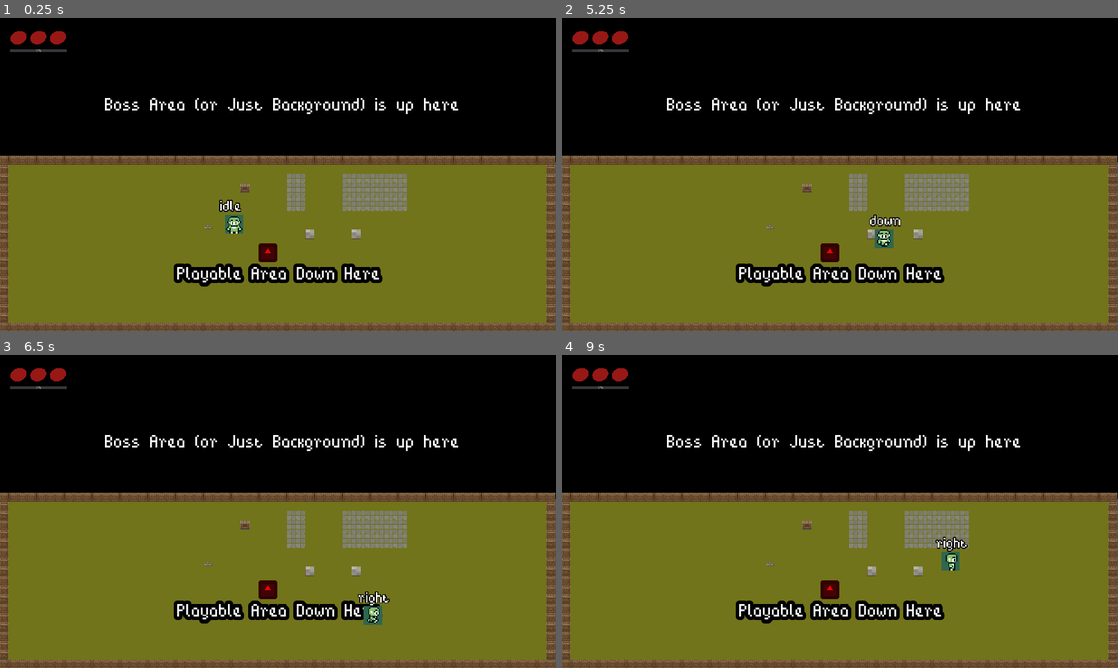
Above: before the commit, frames 1-4 (two rows, left to right).
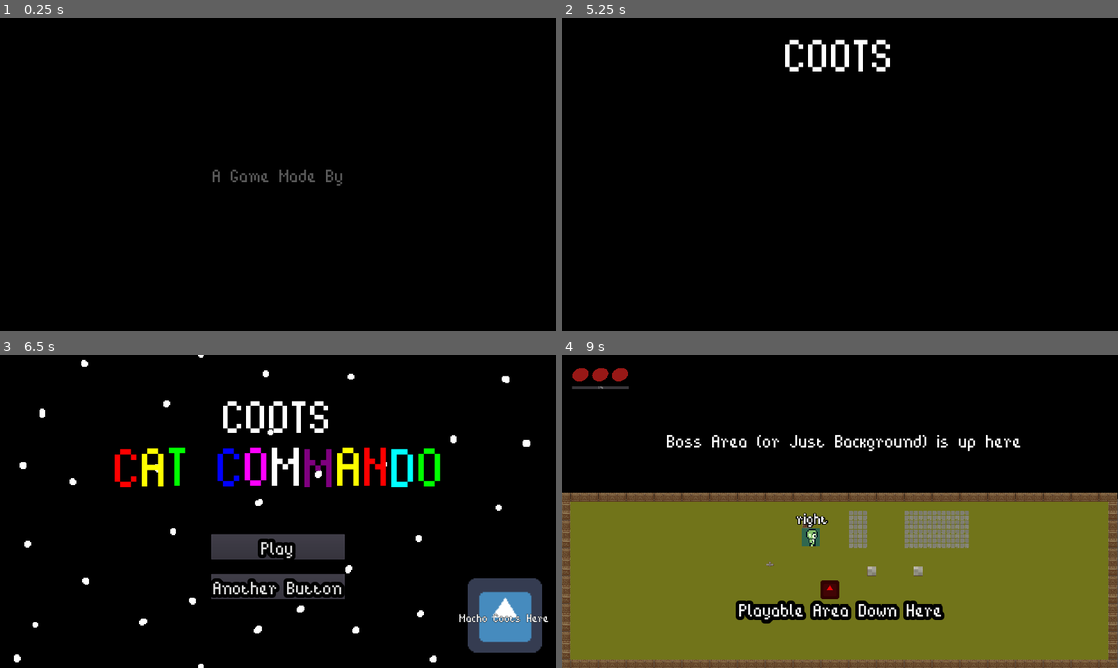
Above: after the commit, the same moments.

Repository: Silve45/LudwigGameJam2023
Game: Godot game, scene res://scenes/beginningScene.tscn
The game is run twice, just before and just after one commit, with the same random seed, the same clock (stepped at 60 frames per second) and the same inputs. Before the commit the project starts from res://scenes/MainScene1.tscn. The engine's default icon, where the game draws it, is replaced by a stand-in: a white triangle on a blue panel in a dark square.
Inputs (mouse positions are in pixels of both pictures, inside the frame that each line leads up to):
- Up to frame 1 (0.25 s): no input
- Up to frame 2 (5.25 s): move the mouse to (962, 158) at 0.52 s; hold D (right) 0.53-1.28 s; click (962, 158) at 0.6 s; move the mouse to (728, 190) at 1.27 s; hold S (down) 1.28-2.03 s; right-click (728, 190) at 1.35 s; move the mouse to (895, 105) at 2.02 s; hold D (right) 2.03-2.78 s; click (895, 105) at 2.1 s; move the mouse to (812, 237) at 2.77 s; hold W (up) 2.78-3.53 s; right-click (812, 237) at 2.85 s; move the mouse to (1006, 221) at 3.52 s; hold Left (left) 3.53-5.03 s; click (1006, 221) at 3.6 s; tap Enter at 4.25 s; move the mouse to (673, 127) at 4.27 s; right-click (673, 127) at 4.35 s; move the mouse to (867, 174) at 5.02 s; hold S (down) from 5.03 s (still down); click (867, 174) at 5.1 s
- Up to frame 3 (6.5 s): move the mouse to (194, 433) at 5.77 s; release S (down) at 5.78 s; hold D (right) from 5.78 s (still down); right-click (194, 433) at 5.85 s
- Up to frame 4 (9 s): release D (right) at 6.5 s; click (840, 586) at 6.5 s, where only the run after the commit has a clickable "Another Button"; click (840, 545) at 7.25 s, where only the run after the commit has a clickable "Play"; tap Space at 8 s; move the mouse to (962, 495) at 8.02 s; hold W (up) 8.03-8.78 s; click (962, 495) at 8.1 s; move the mouse to (728, 527) at 8.77 s; hold D (right) from 8.78 s (still down); right-click (728, 527) at 8.85 s

The runs differ from the first frame. In frame 1, 56% of the frame differs, in the area x 0-100%, y 4-100%; in frame 2, 57%; in frame 3, 60%, in the area x 0-100%, y 0-100%; in frame 4, 0.7%.

Commit message:
Made Changes to Project -made a beginning Screen -made a title Screen

Diff:
--- /dev/null
+++ b/LudwigGameJam2023/assets/animations/beginningCutscene.tres
@@ -0,0 +1,41 @@
+[gd_resource type="Animation" format=2]
+
+[resource]
+resource_name = "beginningCutscene"
+length = 5.0
+tracks/0/type = "value"
+tracks/0/path = NodePath("A Game Made by:modulate")
+tracks/0/interp = 1
+tracks/0/loop_wrap = true
+tracks/0/imported = false
+tracks/0/enabled = true
+tracks/0/keys = {
+"times": PoolRealArray( 0, 0.7, 2.3, 2.8 ),
+"transitions": PoolRealArray( 1, 1, 1, 1 ),
+"update": 0,
+"values": [ Color( 1, 1, 1, 0 ), Color( 1, 1, 1, 1 ), Color( 1, 1, 1, 1 ), Color( 1, 1, 1, 0 ) ]
+}
+tracks/1/type = "value"
+tracks/1/path = NodePath("Names:modulate")
+tracks/1/interp = 1
+tracks/1/loop_wrap = true
+tracks/1/imported = false
+tracks/1/enabled = true
+tracks/1/keys = {
+"times": PoolRealArray( 0, 0.7, 1.5, 2.3, 2.8 ),
+"transitions": PoolRealArray( 1, 1, 1, 1, 1 ),
+"update": 0,
+"values": [ Color( 1, 1, 1, 0 ), Color( 1, 1, 1, 0 ), Color( 1, 1, 1, 1 ), Color( 1, 1, 1, 1 ), Color( 1, 1, 1, 0 ) ]
+}
+tracks/2/type = "value"
+tracks/2/path = NodePath("CootsIn:modulate")
+tracks/2/interp = 1
+tracks/2/loop_wrap = true
+tracks/2/imported = false
+tracks/2/enabled = true
+tracks/2/keys = {
+"times": PoolRealArray( 0, 2.8, 3.3, 4.3, 5 ),
+"transitions": PoolRealArray( 1, 1, 1, 1, 1 ),
+"update": 0,
+"values": [ Color( 1, 1, 1, 0 ), Color( 1, 1, 1, 0 ), Color( 1, 1, 1, 1 ), Color( 1, 1, 1, 1 ), Color( 1, 1, 1, 0 ) ]
+}
--- /dev/null
+++ b/LudwigGameJam2023/assets/animations/titleScreenBeginning.tres
@@ -0,0 +1,89 @@
+[gd_resource type="Animation" format=2]
+
+[resource]
+resource_name = "titleScreenBeginning"
+length = 0.9
+tracks/0/type = "value"
+tracks/0/path = NodePath("Coots:rect_position")
+tracks/0/interp = 1
+tracks/0/loop_wrap = true
+tracks/0/imported = false
+tracks/0/enabled = true
+tracks/0/keys = {
+"times": PoolRealArray( 0, 0.3 ),
+"transitions": PoolRealArray( 1, 1 ),
+"update": 0,
+"values": [ Vector2( 621.5, -400 ), Vector2( 621.5, 100 ) ]
+}
+tracks/1/type = "value"
+tracks/1/path = NodePath("catCommando:rect_position")
+tracks/1/interp = 1
+tracks/1/loop_wrap = true
+tracks/1/imported = false
+tracks/1/enabled = true
+tracks/1/keys = {
+"times": PoolRealArray( 0, 0.4, 0.7 ),
+"transitions": PoolRealArray( 1, 1, 1 ),
+"update": 0,
+"values": [ Vector2( 396, 1250 ), Vector2( 396, 1250 ), Vector2( 396, 251 ) ]
+}
+tracks/2/type = "value"
+tracks/2/path = NodePath("star:scale")
+tracks/2/interp = 1
+tracks/2/loop_wrap = true
+tracks/2/imported = false
+tracks/2/enabled = true
+tracks/2/keys = {
+"times": PoolRealArray( 0, 0.7, 0.8 ),
+"transitions": PoolRealArray( 1, 1, 1 ),
+"update": 0,
+"values": [ Vector2( 0, 0 ), Vector2( 0, 0 ), Vector2( 100, 100 ) ]
+}
+tracks/3/type = "value"
+tracks/3/path = NodePath("star:visible")
+tracks/3/interp = 1
+tracks/3/loop_wrap = true
+tracks/3/imported = false
+tracks/3/enabled = true
+tracks/3/keys = {
+"times": PoolRealArray( 0, 0.9 ),
+"transitions": PoolRealArray( 1, 1 ),
+"update": 1,
+"values": [ true, false ]
+}
+tracks/4/type = "value"
+tracks/4/path = NodePath("ButtonHolder:visible")
+tracks/4/interp = 1
+tracks/4/loop_wrap = true
+tracks/4/imported = false
+tracks/4/enabled = true
+tracks/4/keys = {
+"times": PoolRealArray( 0, 0.9 ),
+"transitions": PoolRealArray( 1, 1 ),
+"update": 1,
+"values": [ false, true ]
+}
+tracks/5/type = "value"
+tracks/5/path = NodePath("MachoCoots:visible")
+tracks/5/interp = 1
+tracks/5/loop_wrap = true
+tracks/5/imported = false
+tracks/5/enabled = true
+tracks/5/keys = {
+"times": PoolRealArray( 0, 0.9 ),
+"transitions": PoolRealArray( 1, 1 ),
+"update": 1,
+"values": [ false, true ]
+}
+tracks/6/type = "value"
+tracks/6/path = NodePath("StarBackground/StarGround:visible")
+tracks/6/interp = 1
+tracks/6/loop_wrap = true
+tracks/6/imported = false
+tracks/6/enabled = true
+tracks/6/keys = {
+"times": PoolRealArray( 0, 0.9 ),
+"transitions": PoolRealArray( 1, 1 ),
+"update": 1,
+"values": [ false, true ]
+}
--- /dev/null
+++ b/LudwigGameJam2023/assets/scripts/beginningScene.gd
@@ -0,0 +1,11 @@
+extends Control
+
+onready var animationPlayer = $AnimationPlayer
+
+func _ready():
+	animationPlayer.play("beginningCutscene")
+
+
+func _on_AnimationPlayer_animation_finished(anim_name):
+	if anim_name == "beginningCutscene":
+		get_tree().change_scene("res://scenes/titleScreen.tscn")#will be titleScreen in final version
--- /dev/null
+++ b/LudwigGameJam2023/assets/scripts/titleScreen.gd
@@ -0,0 +1,23 @@
+extends Control
+
+export var starSpeed = 3
+
+onready var buttonHolder = $ButtonHolder
+onready var animationPlayer = $AnimationPlayer
+onready var machoCoots = $MachoCoots
+
+
+
+func _ready():
+	buttonHolder.visible = false# make true after anim
+	machoCoots.visible = false
+	animationPlayer.play("titleScreenBeginning")
+
+func _process(delta):
+	_move_stars(delta)
+
+func _on_Play_pressed(): #this will have to be changed
+	get_tree().change_scene("res://scenes/MainScene1.tscn")#will be changed to cage
+
+func _move_stars(delta):
+	$StarBackground/StarGround.motion_offset.y += starSpeed * delta
--- a/LudwigGameJam2023/project.godot
+++ b/LudwigGameJam2023/project.godot
@@ -11,7 +11,7 @@
 [application]
 
 config/name="Ludwig Game Jam 2023"
-run/main_scene="res://scenes/MainScene1.tscn"
+run/main_scene="res://scenes/beginningScene.tscn"
 config/icon="res://assets/sprites/testSprites/icon.png"
 
 [autoload]
--- /dev/null
+++ b/LudwigGameJam2023/resources/fonts/catCommando.tres
@@ -0,0 +1,8 @@
+[gd_resource type="DynamicFont" load_steps=2 format=2]
+
+[ext_resource path="res://resources/BitPotion.ttf" type="DynamicFontData" id=1]
+
+[resource]
+size = 300
+outline_color = Color( 0, 0, 0, 1 )
+font_data = ExtResource( 1 )
--- /dev/null
+++ b/LudwigGameJam2023/scenes/beginningScene.tscn
@@ -0,0 +1,99 @@
+[gd_scene load_steps=5 format=2]
+
+[ext_resource path="res://assets/animations/beginningCutscene.tres" type="Animation" id=1]
+[ext_resource path="res://assets/scripts/beginningScene.gd" type="Script" id=2]
+[ext_resource path="res://resources/fonts/BigFont.tres" type="DynamicFont" id=3]
+
+[sub_resource type="Animation" id=1]
+length = 0.001
+tracks/0/type = "value"
+tracks/0/path = NodePath("A Game Made by:visible")
+tracks/0/interp = 1
+tracks/0/loop_wrap = true
+tracks/0/imported = false
+tracks/0/enabled = true
+tracks/0/keys = {
+"times": PoolRealArray( 0 ),
+"transitions": PoolRealArray( 1 ),
+"update": 0,
+"values": [ true ]
+}
+tracks/1/type = "value"
+tracks/1/path = NodePath("A Game Made by:modulate")
+tracks/1/interp = 1
+tracks/1/loop_wrap = true
+tracks/1/imported = false
+tracks/1/enabled = true
+tracks/1/keys = {
+"times": PoolRealArray( 0 ),
+"transitions": PoolRealArray( 1 ),
+"update": 0,
+"values": [ Color( 1, 1, 1, 1 ) ]
+}
+tracks/2/type = "value"
+tracks/2/path = NodePath("Names:modulate")
+tracks/2/interp = 1
+tracks/2/loop_wrap = true
+tracks/2/imported = false
+tracks/2/enabled = true
+tracks/2/keys = {
+"times": PoolRealArray( 0 ),
+"transitions": PoolRealArray( 1 ),
+"update": 0,
+"values": [ Color( 1, 1, 1, 1 ) ]
+}
+
+[node name="beginningScene" type="Control"]
+anchor_right = 1.0
+anchor_bottom = 1.0
+script = ExtResource( 2 )
+
+[node name="ColorRect" type="ColorRect" parent="."]
+anchor_right = 1.0
+anchor_bottom = 1.0
+color = Color( 0, 0, 0, 1 )
+
+[node name="A Game Made by" type="Label" parent="."]
+anchor_left = 0.5
+anchor_top = 0.5
+anchor_right = 0.5
+anchor_bottom = 0.5
+margin_left = -227.0
+margin_top = -40.0
+margin_right = 227.0
+margin_bottom = 40.0
+custom_fonts/font = ExtResource( 3 )
+text = "A Game Made By"
+align = 1
+
+[node name="Names" type="Label" parent="."]
+anchor_left = 0.5
+anchor_top = 0.5
+anchor_right = 0.5
+anchor_bottom = 0.5
+margin_left = -563.0
+margin_top = 75.0
+margin_right = 605.0
+margin_bottom = 155.0
+custom_fonts/font = ExtResource( 3 )
+text = "Ian_does_things, Kennalewi, Silve4, Zyect"
+
+[node name="CootsIn" type="Label" parent="."]
+modulate = Color( 1, 1, 1, 0 )
+anchor_left = 0.5
+anchor_top = 0.5
+anchor_right = 0.5
+anchor_bottom = 0.5
+margin_left = -355.0
+margin_top = -40.0
+margin_right = 355.0
+margin_bottom = 40.0
+custom_fonts/font = ExtResource( 3 )
+text = "Coots the Cat stars in..."
+align = 1
+
+[node name="AnimationPlayer" type="AnimationPlayer" parent="."]
+anims/RESET = SubResource( 1 )
+anims/beginningCutscene = ExtResource( 1 )
+
+[connection signal="animation_finished" from="AnimationPlayer" to="." method="_on_AnimationPlayer_animation_finished"]
--- /dev/null
+++ b/LudwigGameJam2023/scenes/titleScreen.tscn
@@ -0,0 +1,144 @@
+[gd_scene load_steps=12 format=2]
+
+[ext_resource path="res://assets/sprites/testSprites/icon.png" type="Texture" id=1]
+[ext_resource path="res://assets/scripts/titleScreen.gd" type="Script" id=2]
+[ext_resource path="res://resources/BitPotion.ttf" type="DynamicFontData" id=3]
+[ext_resource path="res://resources/fonts/BigFont.tres" type="DynamicFont" id=4]
+[ext_resource path="res://resources/fonts/catCommando.tres" type="DynamicFont" id=5]
+[ext_resource path="res://assets/sprites/Star.png" type="Texture" id=6]
+[ext_resource path="res://assets/animations/titleScreenBeginning.tres" type="Animation" id=7]
+[ext_resource path="res://assets/sprites/StarBackground2.png" type="Texture" id=8]
+
+[sub_resource type="DynamicFont" id=1]
+size = 250
+outline_color = Color( 0, 0, 0, 1 )
+font_data = ExtResource( 3 )
+
+[sub_resource type="DynamicFont" id=3]
+size = 64
+outline_size = 1
+outline_color = Color( 0, 0, 0, 1 )
+font_data = ExtResource( 3 )
+
+[sub_resource type="Animation" id=4]
+length = 0.001
+tracks/0/type = "value"
+tracks/0/path = NodePath("star:visible")
+tracks/0/interp = 1
+tracks/0/loop_wrap = true
+tracks/0/imported = false
+tracks/0/enabled = true
+tracks/0/keys = {
+"times": PoolRealArray( 0 ),
+"transitions": PoolRealArray( 1 ),
+"update": 0,
+"values": [ false ]
+}
+tracks/1/type = "value"
+tracks/1/path = NodePath("MachoCoots:visible")
+tracks/1/interp = 1
+tracks/1/loop_wrap = true
+tracks/1/imported = false
+tracks/1/enabled = true
+tracks/1/keys = {
+"times": PoolRealArray( 0 ),
+"transitions": PoolRealArray( 1 ),
+"update": 0,
+"values": [ true ]
+}
+
+[node name="titleScreen" type="Control"]
+anchor_right = 1.0
+anchor_bottom = 1.0
+script = ExtResource( 2 )
+starSpeed = -50
+
+[node name="Coots" type="Label" parent="."]
+anchor_left = 0.5
+anchor_right = 0.5
+margin_left = -338.5
+margin_top = -400.0
+margin_right = 338.5
+margin_bottom = -43.0001
+custom_fonts/font = SubResource( 1 )
+text = "COOTS"
+align = 1
+
+[node name="catCommando" type="RichTextLabel" parent="."]
+margin_left = 396.0
+margin_top = 1250.0
+margin_right = 1726.0
+margin_bottom = 1496.0
+custom_fonts/normal_font = ExtResource( 5 )
+bbcode_enabled = true
+bbcode_text = "[wave amp = 1 ][color=red]C[/color][color=yellow]A[/color][color=lime]T[/color] [color=blue]C[/color][color=fuchsia]O[/color][color=white]M[/color][color=purple]M[/color][color=yellow]A[/color][color=red]N[/color][color=aqua]D[/color][color=lime]O[/color]"
+text = "CAT COMMANDO"
+
+[node name="ButtonHolder" type="VBoxContainer" parent="."]
+visible = false
+anchor_left = 0.5
+anchor_top = 0.5
+anchor_right = 0.5
+anchor_bottom = 0.5
+margin_left = -230.0
+margin_top = 78.0
+margin_right = 230.0
+margin_bottom = 254.0
+custom_constants/separation = 50
+
+[node name="Play" type="Button" parent="ButtonHolder"]
+margin_right = 460.0
+margin_bottom = 86.0
+custom_fonts/font = ExtResource( 4 )
+text = "Play"
+
+[node name="I don\'t know" type="Button" parent="ButtonHolder"]
+margin_top = 136.0
+margin_right = 460.0
+margin_bottom = 222.0
+custom_fonts/font = ExtResource( 4 )
+text = "Another Button"
+
+[node name="MachoCoots" type="TextureRect" parent="."]
+margin_left = 1615.0
+margin_top = 770.0
+margin_right = 1679.0
+margin_bottom = 834.0
+rect_scale = Vector2( 4, 4 )
+texture = ExtResource( 1 )
+
+[node name="Label" type="Label" parent="MachoCoots"]
+margin_left = -6.75
+margin_top = 26.75
+margin_right = 73.25
+margin_bottom = 40.75
+rect_scale = Vector2( 0.25, 0.25 )
+custom_fonts/font = SubResource( 3 )
+text = "Macho Coots Here"
+
+[node name="AnimationPlayer" type="AnimationPlayer" parent="."]
+anims/RESET = SubResource( 4 )
+anims/titleScreenBeginning = ExtResource( 7 )
+
+[node name="star" type="Sprite" parent="."]
+visible = false
+position = Vector2( 932, 523 )
+scale = Vector2( 1e-05, 1e-05 )
+texture = ExtResource( 6 )
+
+[node name="StarBackground" type="ParallaxBackground" parent="."]
+
+[node name="ColorRect" type="ColorRect" parent="StarBackground"]
+anchor_right = 1.0
+anchor_bottom = 1.0
+color = Color( 0, 0, 0, 1 )
+
+[node name="StarGround" type="ParallaxLayer" parent="StarBackground"]
+visible = false
+motion_mirroring = Vector2( 0, 1080 )
+
+[node name="Sprite" type="Sprite" parent="StarBackground/StarGround"]
+position = Vector2( 960, 540 )
+texture = ExtResource( 8 )
+
+[connection signal="pressed" from="ButtonHolder/Play" to="." method="_on_Play_pressed"]
Binary file added: LudwigGameJam2023/assets/sprites/Star.png
Not shown, added: LudwigGameJam2023/assets/sprites/Star.png.import
Binary file added: LudwigGameJam2023/assets/sprites/StarBackground.png
Not shown, added: LudwigGameJam2023/assets/sprites/StarBackground.png.import
Binary file added: LudwigGameJam2023/assets/sprites/StarBackground2.png
Not shown, added: LudwigGameJam2023/assets/sprites/StarBackground2.png.import
